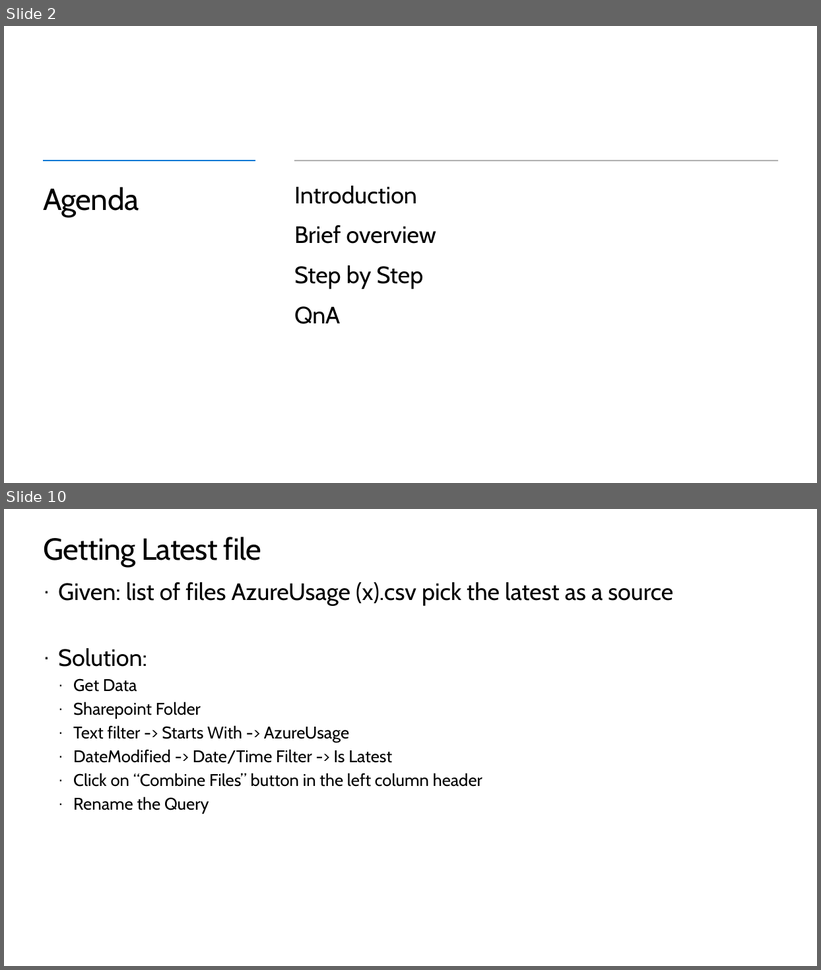
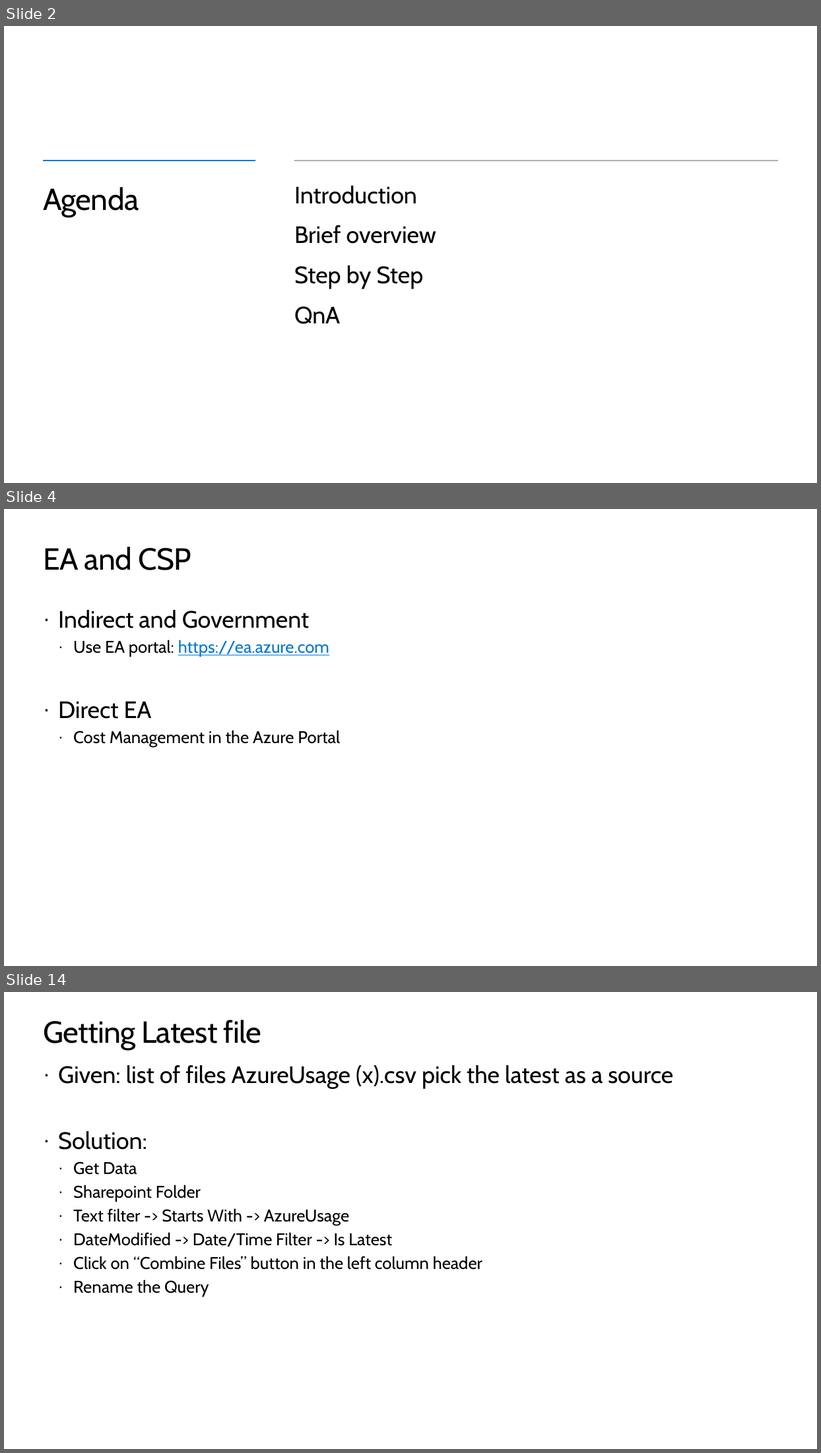
Before and after one commit to peterperov/MSFTCSA, a slide deck: 126-AzureCost/Azure Cost PBI BootCamp.pptx. Shown one above the other, each under a label of ours: slides 2 and 10 before the commit, slides 2, 4 and 14 after it; the slides between them are not shown. The pictures are 821x970 and 821x1453 pixels, drawn with LibreOffice and Linux fonts; fonts in the diff are those of the drawing; background and template pictures are left out. Boxes give left, top, right and bottom in pixels: in the first picture for what was removed or moved away, otherwise in the second. Text is boxed around its words. In the diff, an @@ line names an element or a change of style, - is before the commit and + after.

```diff
--- a/126-AzureCost/Azure Cost PBI BootCamp.pptx
+++ b/126-AzureCost/Azure Cost PBI BootCamp.pptx
@@ slide 4 added at [4,509,817,966], background #FFFFFF @@
@@ title added at [43,547,191,570], 36 pt, text #000000 @@
+EA and CSP
@@ text added at [58,610,340,747], 20 pt, text #000000 @@
+· Indirect and Government
+  · Use EA portal: https://ea.azure.com
+· Direct EA
+  · Cost Management in the Azure Portal
@@ what was slide 10 is now slide 14 @@
```
Also in this commit, not shown: 3 slides changed, 4 other slides added, 1 slide removed.
